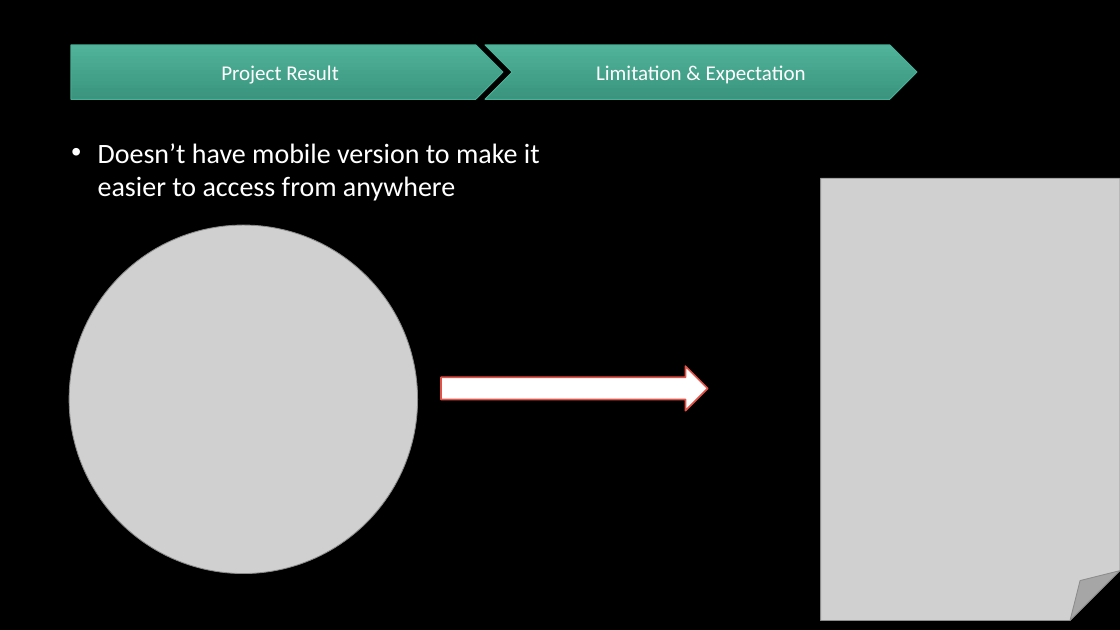
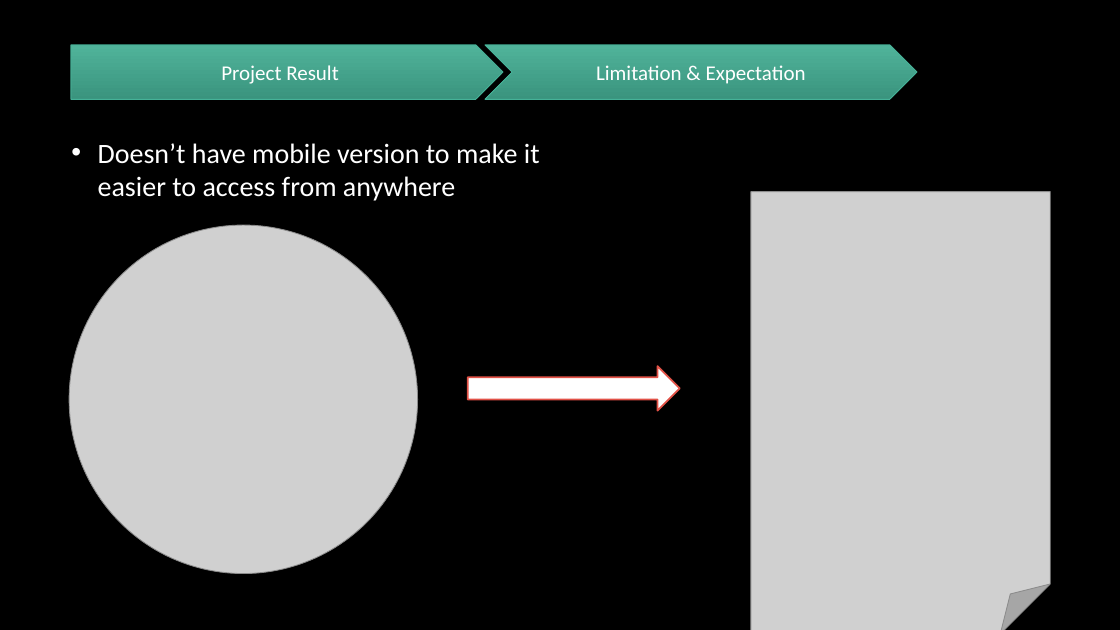
Before and after one commit to sangnvus/2017IS01, a slide deck: slide 34 of WIP/Users/HoangLG/Carrier-Trading-Center (1).pptx. Drawn at 1120x630 pixels with LibreOffice and Linux fonts; fonts in the diff are those of the drawing; grey boxes stand for pictures; background and template pictures are left out. Boxes give left, top, right and bottom in pixels: in the first picture for what was removed or moved away, otherwise in the second. Text is boxed around its words. In the diff, an @@ line names an element or a change of style, - is before the commit and + after.

```diff
--- a/WIP/Users/HoangLG/Carrier-Trading-Center (1).pptx
+++ b/WIP/Users/HoangLG/Carrier-Trading-Center (1).pptx
@@ picture: place and size @@
-picture at <box>821,178,1120,621</box>
+picture at <box>751,192,1050,630</box>
@@ right arrow: place and size @@
-right arrow at <box>441,366,707,411</box>
+right arrow at <box>468,366,680,411</box>
```
Also in this commit, not shown: 2 other slides changed, 1 slide added, 1 other file.
